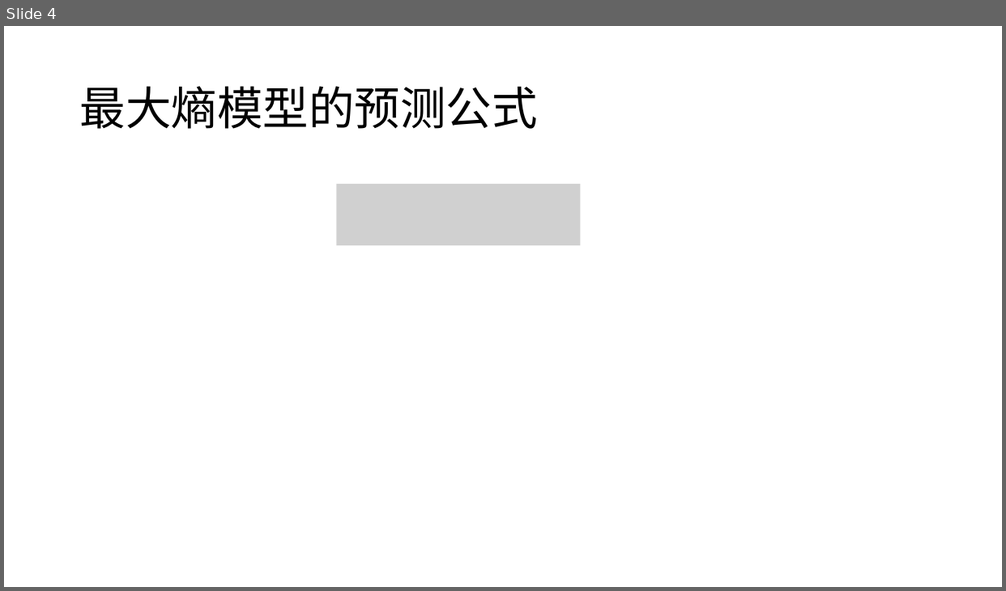
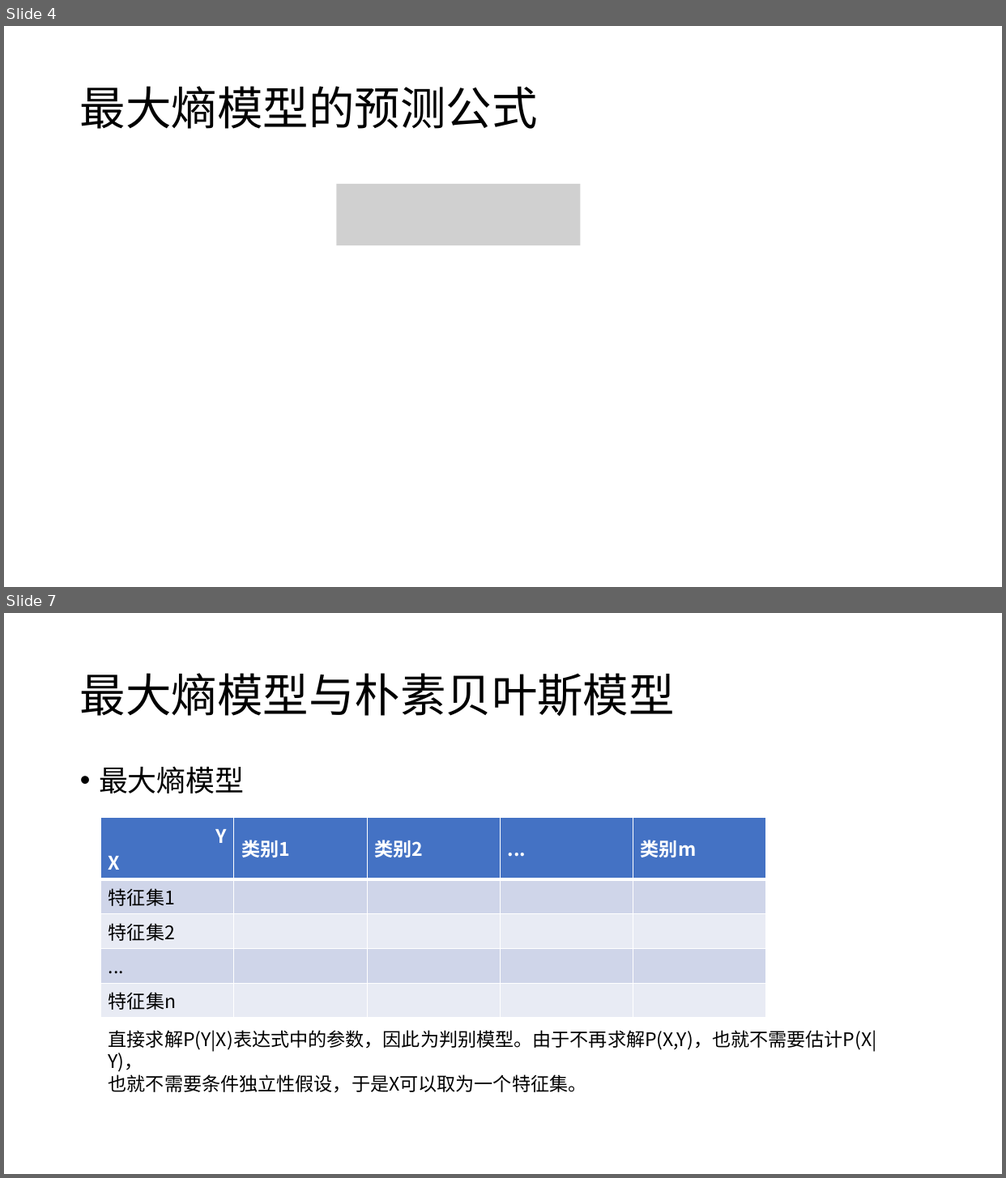
Before and after one commit to panda2019-ai/natural_language_processing, a slide deck: MaxEntPosTag/最大熵模型.pptx. Shown one above the other, each under a label of ours: slide 4 before the commit, slides 4 and 7 after it; the slides between them are not shown. The pictures are 1006x591 and 1006x1178 pixels, drawn with LibreOffice and Linux fonts; fonts in the diff are those of the drawing; grey boxes stand for pictures. Boxes give left, top, right and bottom in pixels: in the first picture for what was removed or moved away, otherwise in the second. Text is boxed around its words. In the diff, an @@ line names an element or a change of style, - is before the commit and + after.

```diff
--- a/MaxEntPosTag/最大熵模型.pptx
+++ b/MaxEntPosTag/最大熵模型.pptx
@@ slide 7 added at <box>4,613,1002,1174</box>, background #FFFFFF @@
@@ title added at <box>80,673,675,716</box>, 44 pt, text #000000 @@
+最大熵模型与朴素贝叶斯模型
@@ text added at <box>99,766,244,794</box>, 28 pt, text #000000 @@
+• 最大熵模型
@@ table added at <box>100,818,767,1013</box>, 5 rows, 5 columns @@
+Y / X | 类别1 | 类别2 | ... | 类别m
+特征集1 |  |  |  | 
+特征集2 |  |  |  | 
+... |  |  |  | 
+特征集n |  |  |  | 
@@ text added at <box>108,1030,877,1093</box>, 18 pt, text #000000 @@
+直接求解P(Y|X)表达式中的参数，因此为判别模型。由于不再求解P(X,Y)，也就不需要估计P(X|Y)，
+也就不需要条件独立性假设，于是X可以取为一个特征集。
```
Also in this commit, not shown: 1 other slide added.
